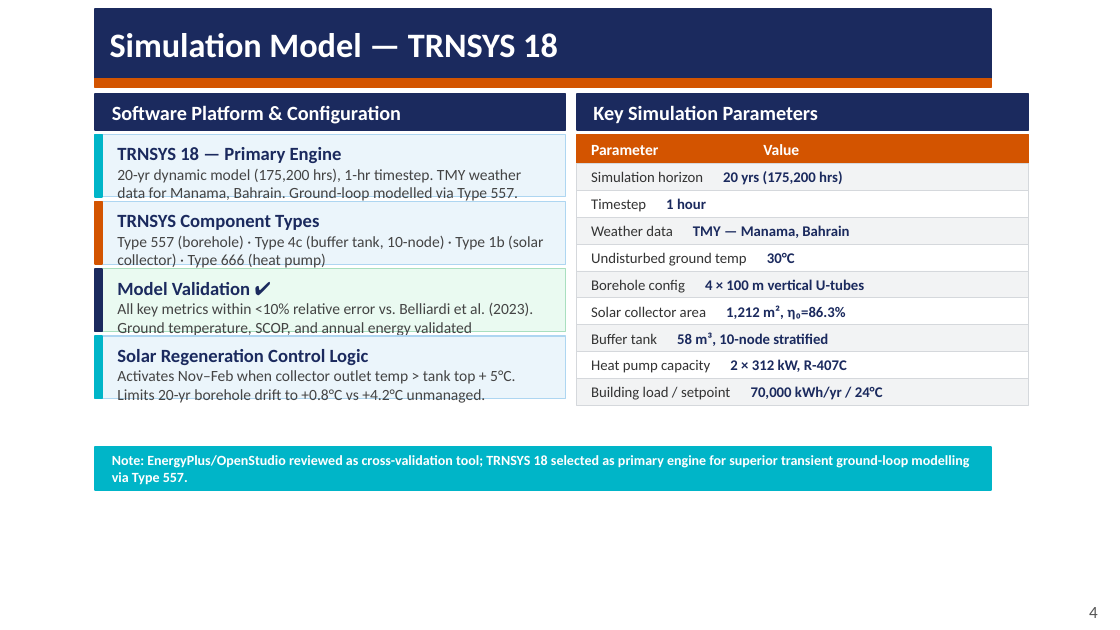
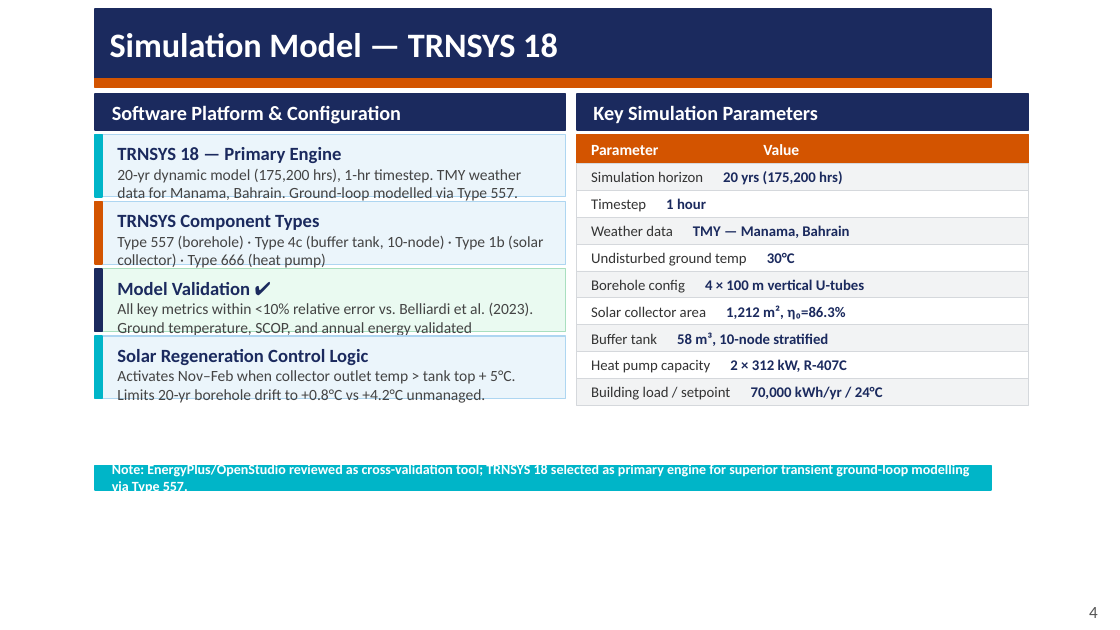
Before and after one commit to pigment-ke/Solar-Assisted-Ground-Source-Heat-Pump-Simulation, a slide deck: slide 4 of SA_GSHP_Final_Enhanced.pptx. Drawn at 1120x630 pixels with LibreOffice and Linux fonts; fonts in the diff are those of the drawing. Boxes give left, top, right and bottom in pixels: in the first picture for what was removed or moved away, otherwise in the second. Text is boxed around its words. In the diff, an @@ line names an element or a change of style, - is before the commit and + after.

Commit message:
all

```diff
--- a/SA_GSHP_Final_Enhanced.pptx
+++ b/SA_GSHP_Final_Enhanced.pptx
@@ rectangle: place and size @@
-rectangle at [95, 447, 991, 489]
+rectangle at [95, 466, 991, 491]
@@ text "Note: EnergyPlus/OpenStudio reviewed as cross-validation ...": place and size @@
-text "Note: EnergyPlus/OpenStudio reviewed as cross-validation ..." at [112, 455, 969, 485]
+text "Note: EnergyPlus/OpenStudio reviewed as cross-validation ..." at [112, 463, 969, 495]
```
Also in this commit, not shown: 3 other slides changed.
